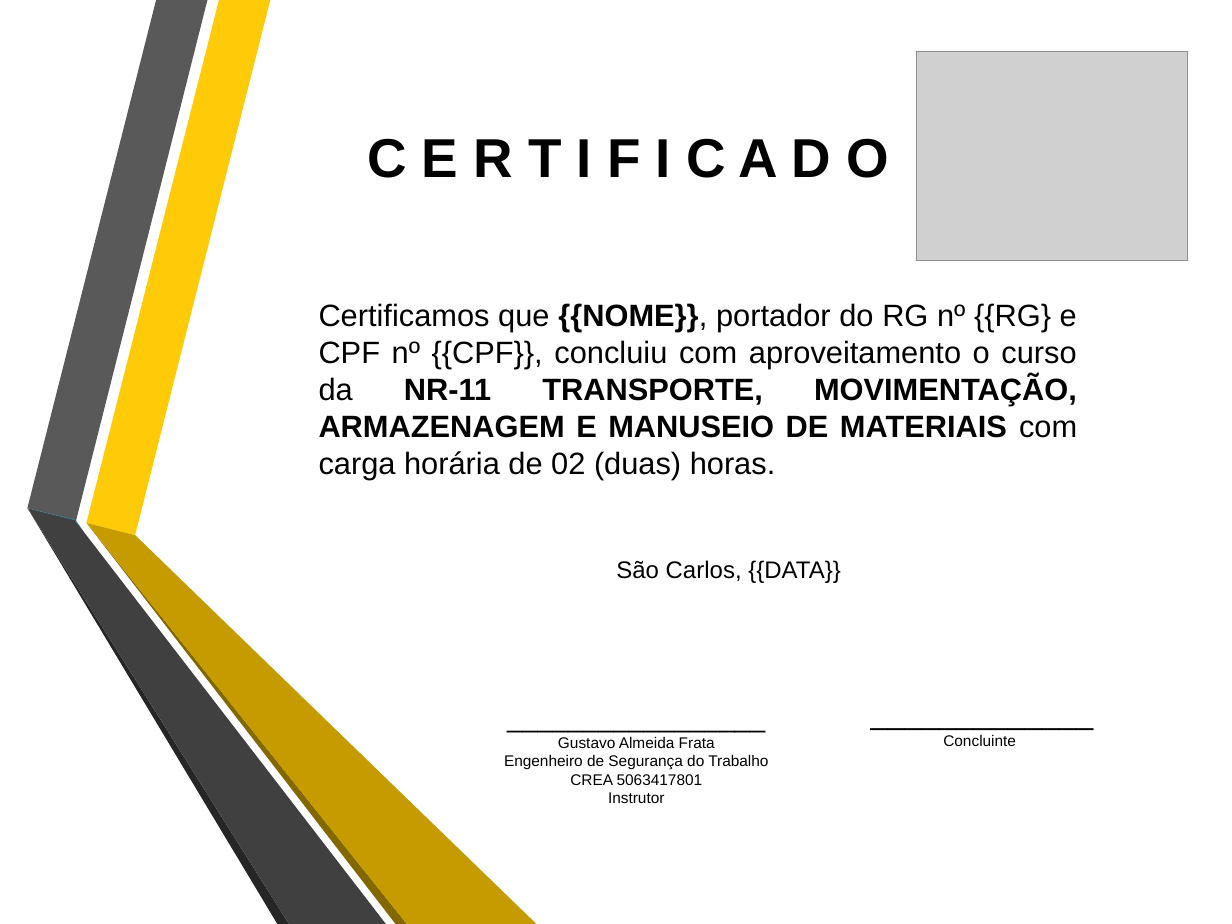
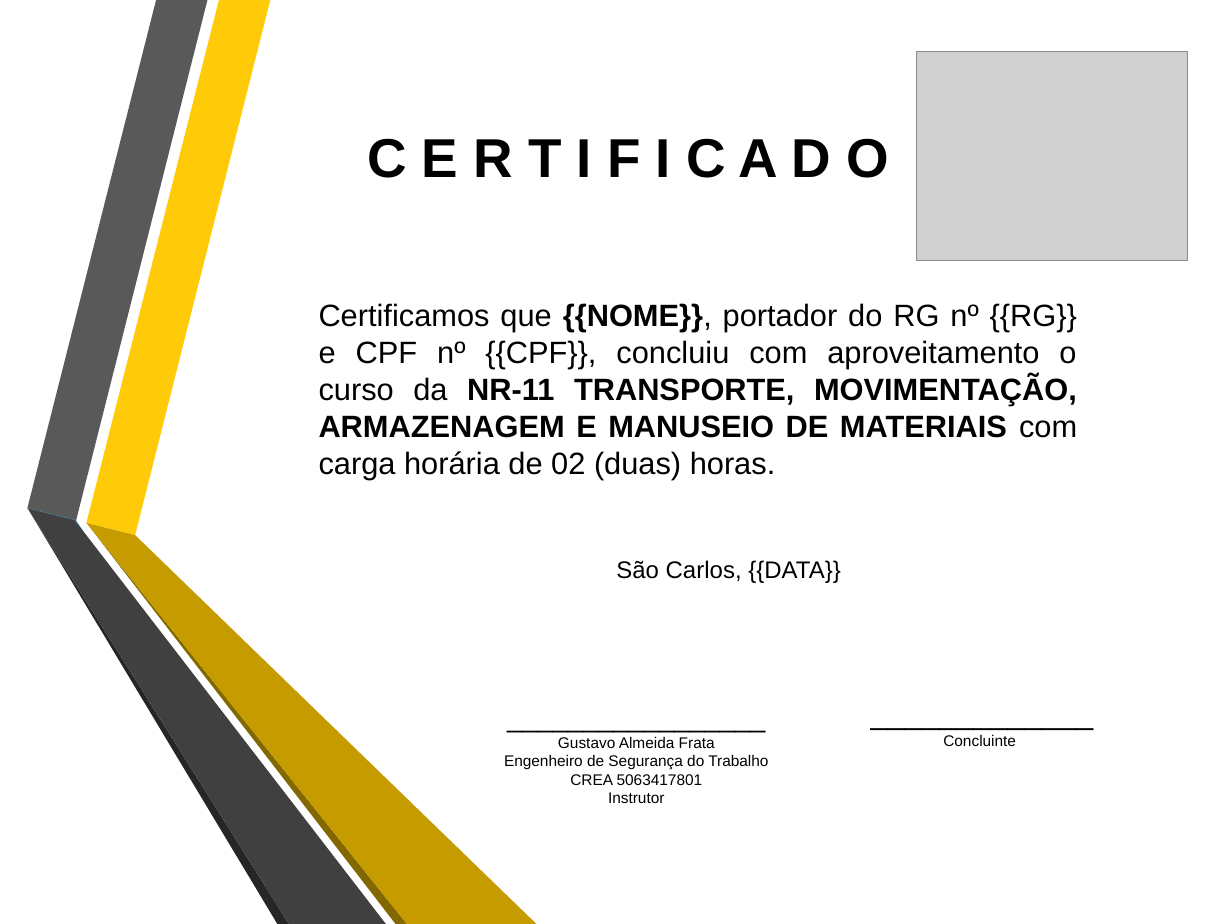
Before and after one commit to Grupo-NOVAES/Integracao_Treinamentos, a slide deck: slide 1 of src/main/resources/models/CertificateNR11.pptx. Drawn at 1232x924 pixels with LibreOffice and Linux fonts; fonts in the diff are those of the drawing; grey boxes stand for pictures. Boxes give left, top, right and bottom in pixels: in the first picture for what was removed or moved away, otherwise in the second. Text is boxed around its words. In the diff, an @@ line names an element or a change of style, - is before the commit and + after.

```diff
--- a/src/main/resources/models/CertificateNR11.pptx
+++ b/src/main/resources/models/CertificateNR11.pptx
@@ text at <box>319,303,1077,479</box>: text changed @@
-    Certificamos que {{NOME}}, portador do RG nº {{RG} e CPF nº {{CPF}}, concluiu com aproveitamento o curso da NR-11 TRANSPORTE, MOVIMENTAÇÃO, ARMAZENAGEM E MANUSEIO DE MATERIAIS com carga horária de 02 (duas) horas.
+    Certificamos que {{NOME}}, portador do RG nº {{RG}} e CPF nº {{CPF}}, concluiu com aproveitamento o curso da NR-11 TRANSPORTE, MOVIMENTAÇÃO, ARMAZENAGEM E MANUSEIO DE MATERIAIS com carga horária de 02 (duas) horas.
```
Also in this commit, not shown: 19 other files.
